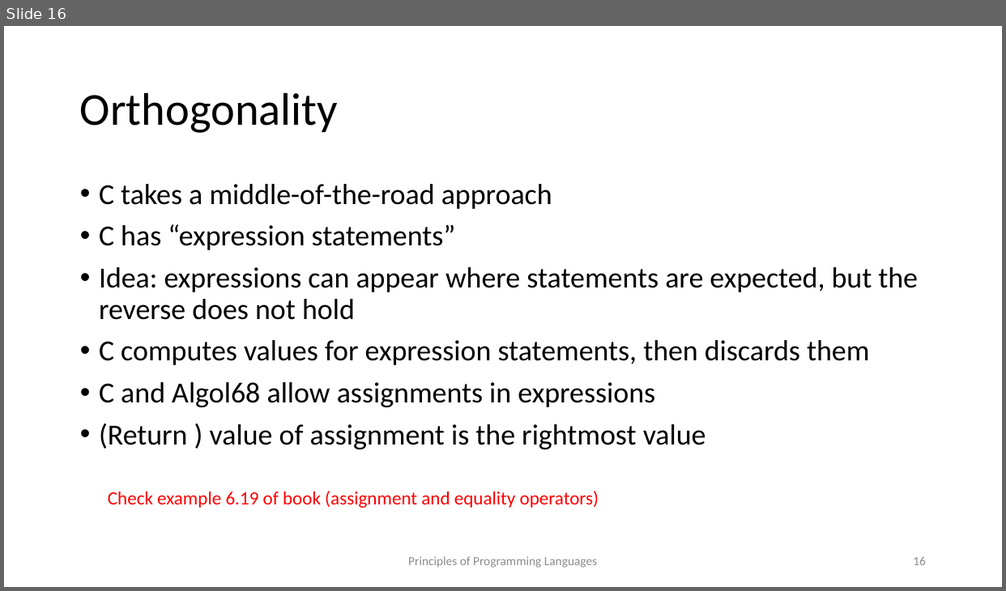
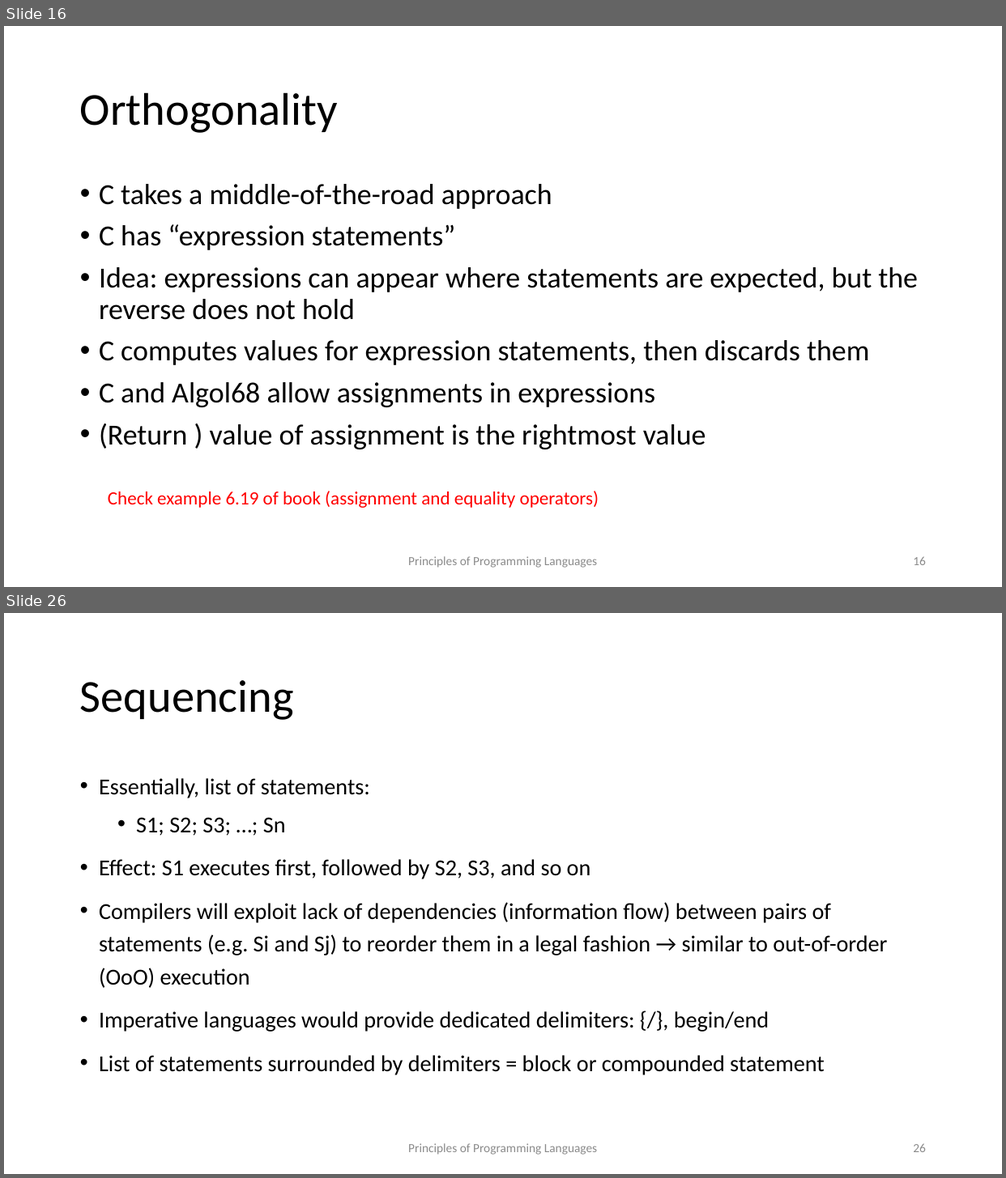
Before and after one commit to kongm/pl-design, a slide deck: control-flow.pptx. Shown one above the other, each under a label of ours: slide 16 before the commit, slides 16 and 26 after it; the slides between them are not shown. The pictures are 1006x591 and 1006x1178 pixels, drawn with LibreOffice and Linux fonts; fonts in the diff are those of the drawing. Boxes give left, top, right and bottom in pixels: in the first picture for what was removed or moved away, otherwise in the second. Text is boxed around its words. In the diff, an @@ line names an element or a change of style, - is before the commit and + after.

```diff
--- a/control-flow.pptx
+++ b/control-flow.pptx
@@ slide 26 added at <box>4,613,1002,1174</box>, background #FFFFFF @@
@@ title added at <box>80,680,294,720</box>, 44 pt, text #000000 @@
+Sequencing
@@ text added at <box>99,778,887,1076</box>, 22 pt, text #000000 @@
+• Essentially, list of statements:
+  • S1; S2; S3; …; Sn
+• Effect: S1 executes first, followed by S2, S3, and so on
+• Compilers will exploit lack of dependencies (information flow) between pairs of statements (e.g. Si and Sj) to reorder them in a legal fashion → similar to out-of-order (OoO) execution
+• Imperative languages would provide dedicated delimiters: {/}, begin/end
+• List of statements surrounded by delimiters = block or compounded statement
@@ text added at <box>408,1144,597,1155</box>, 12 pt, text #8C8C8C @@
+Principles of Programming Languages
@@ page number added at <box>913,1144,926,1152</box>, 12 pt, text #8C8C8C @@
+26
```
Also in this commit, not shown: 12 other slides added, 1 other file.
